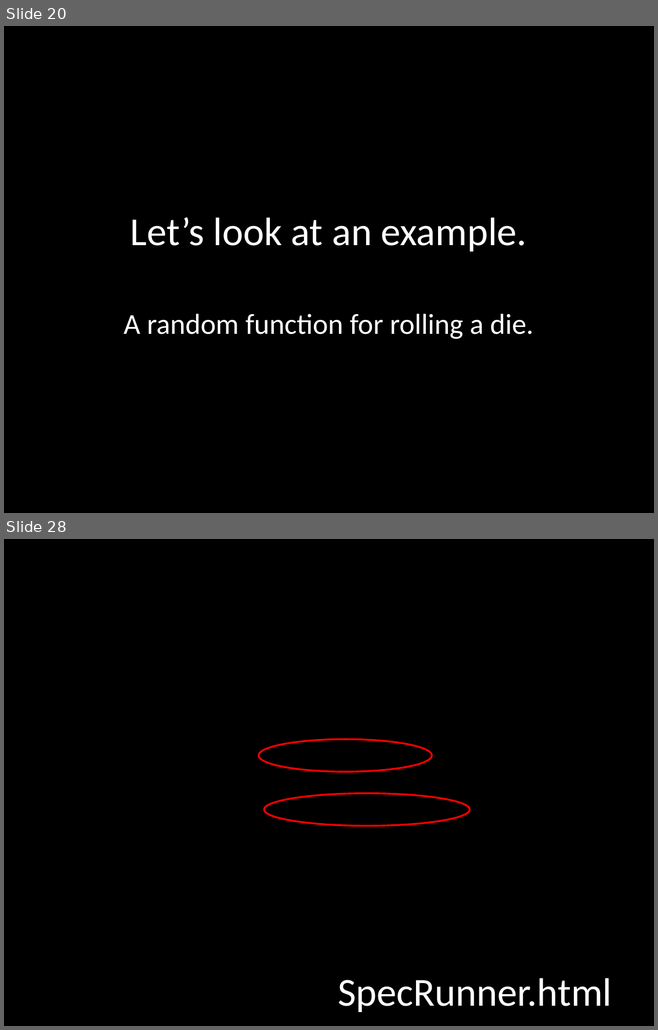
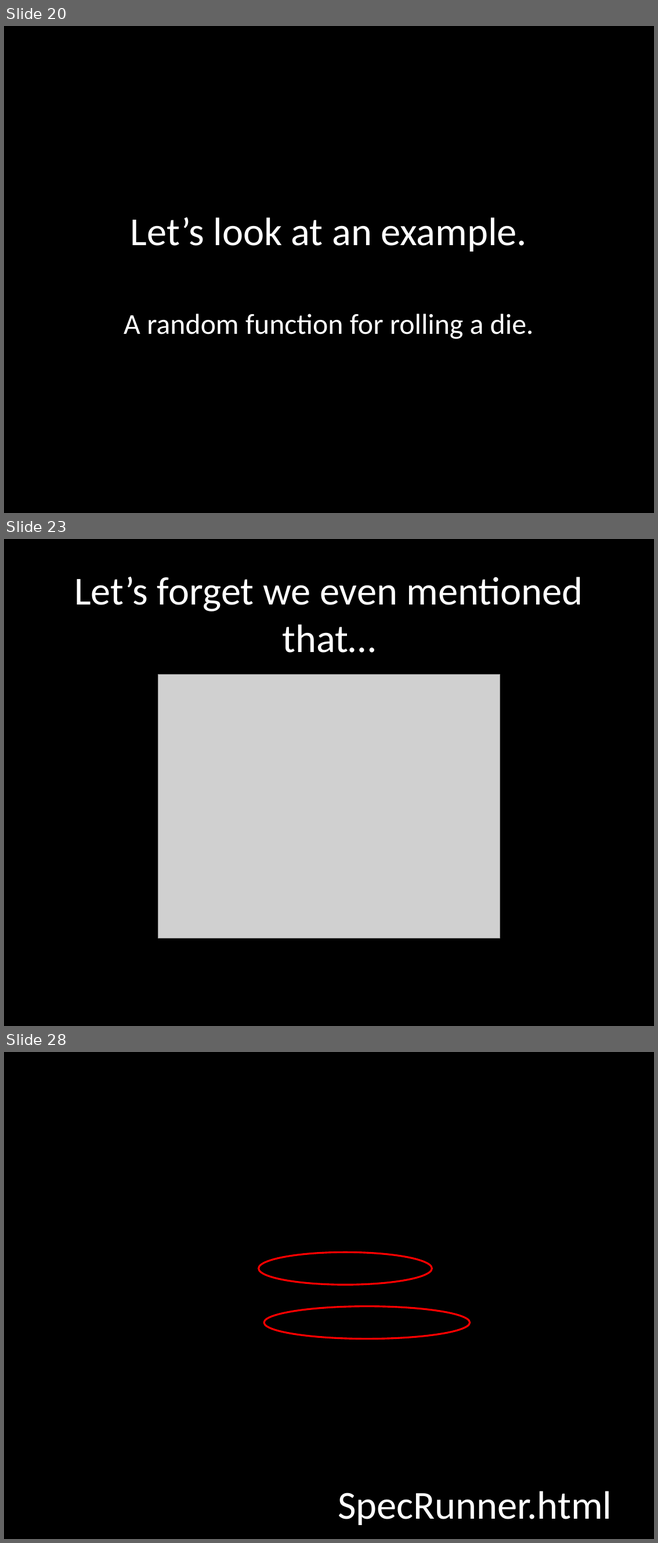
Before and after one commit to robertgreiner/presentations, a slide deck: testing-javascript/testing-javascript.pptx. Shown one above the other, each under a label of ours: slides 20 and 28 before the commit, slides 20, 23 and 28 after it; the slides between them are not shown. The pictures are 658x1030 and 658x1543 pixels, drawn with LibreOffice and Linux fonts; fonts in the diff are those of the drawing; grey boxes stand for pictures; background and template pictures are left out. Boxes give left, top, right and bottom in pixels: in the first picture for what was removed or moved away, otherwise in the second. Text is boxed around its words. In the diff, an @@ line names an element or a change of style, - is before the commit and + after.

```diff
--- a/testing-javascript/testing-javascript.pptx
+++ b/testing-javascript/testing-javascript.pptx
@@ slide 23 added at [4, 539, 654, 1026], background #000000 @@
@@ title added at [74, 577, 582, 653], 44 pt, text #FFFFFF @@
+Let’s forget we even mentioned that…
@@ picture added at [158, 674, 500, 938] @@
```
Also in this commit, not shown: 8 slides changed, 5 other slides added, 3 slides removed, 1 other file.
